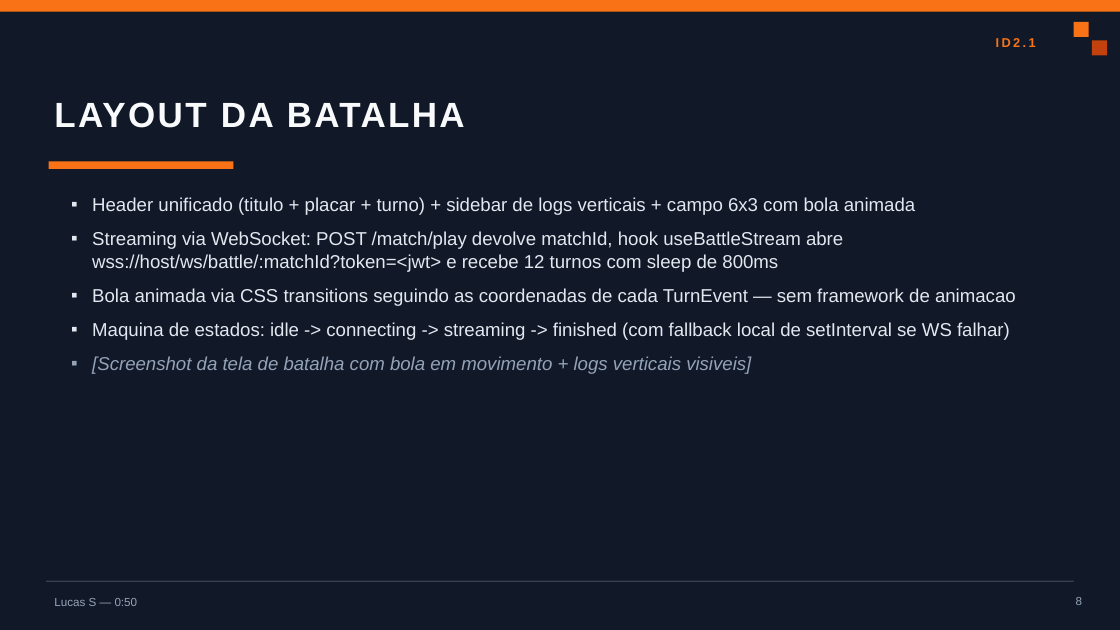
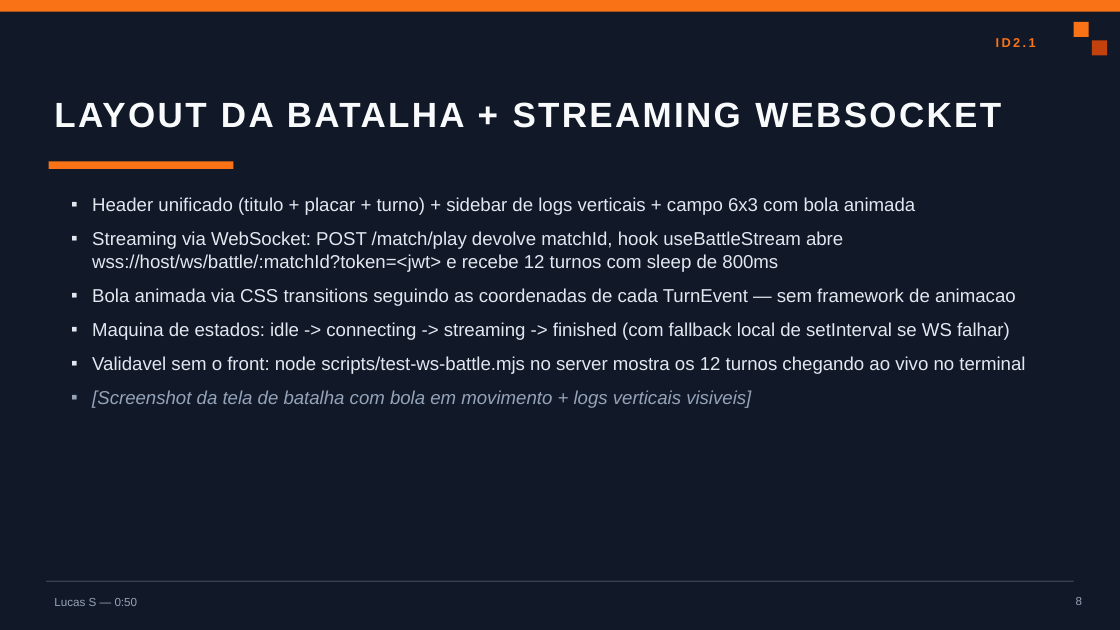
Before and after one commit to AutoSoccer/front, a slide deck: slide 8 of apresentacao/AutoSoccer_Apresentacao.pptx. Drawn at 1120x630 pixels with LibreOffice and Linux fonts; fonts in the diff are those of the drawing. Boxes give left, top, right and bottom in pixels: in the first picture for what was removed or moved away, otherwise in the second. Text is boxed around its words. In the diff, an @@ line names an element or a change of style, - is before the commit and + after.

Commit message:
docs(apresentacao): integra WebSocket no roteiro e slide 8 (espelho do server)
Espelha as mesmas atualizacoes do commit ff3a1e7 no server:

- docs/ROTEIRO_DEMO.md: checklist + Fluxo 3.5 (terminal lateral mostrando
  WebSocket ao vivo via node scripts/test-ws-battle.mjs no server)
- docs/SLIDES_CONTENT.md slide 8: titulo "Layout da batalha + streaming
  WebSocket", bullets com useBattleStream + maquina de estados
- apresentacao/build/gerar.js + .pptx: slide 8 regenerado

WebSocket de batalha esta funcionando em prod desde o fix de Node 20
de algumas horas atras.

```diff
--- a/apresentacao/AutoSoccer_Apresentacao.pptx
+++ b/apresentacao/AutoSoccer_Apresentacao.pptx
@@ text at (x1=54, y1=102, x2=1001, y2=128): text changed @@
-LAYOUT DA BATALHA
+LAYOUT DA BATALHA + STREAMING WEBSOCKET
@@ text at (x1=92, y1=356, x2=1025, y2=374): paragraph added @@
+▪ Validavel sem o front: node scripts/test-ws-battle.mjs no server mostra os 12 turnos chegando ao vivo no terminal
```
Also in this commit, not shown: 3 other files.
